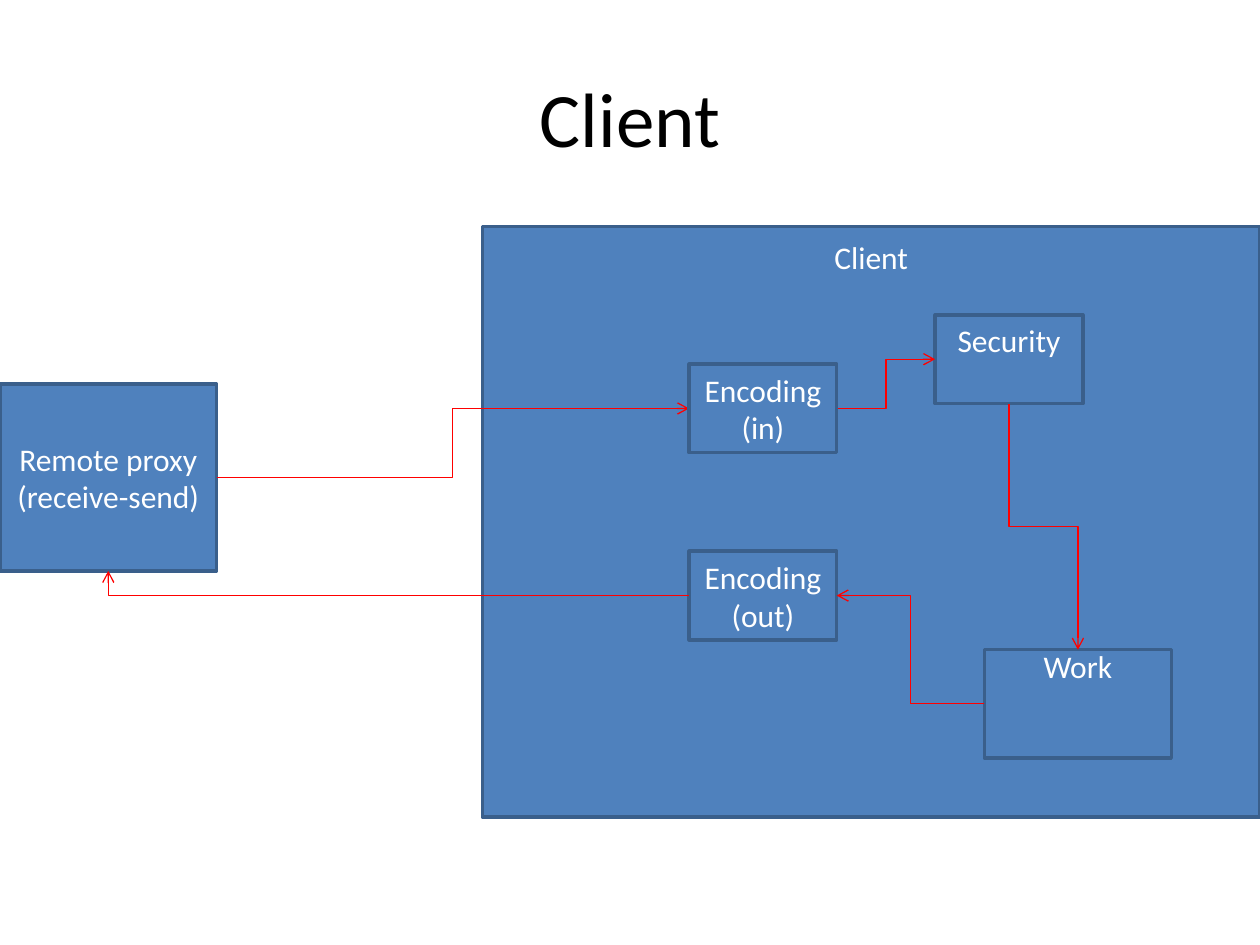
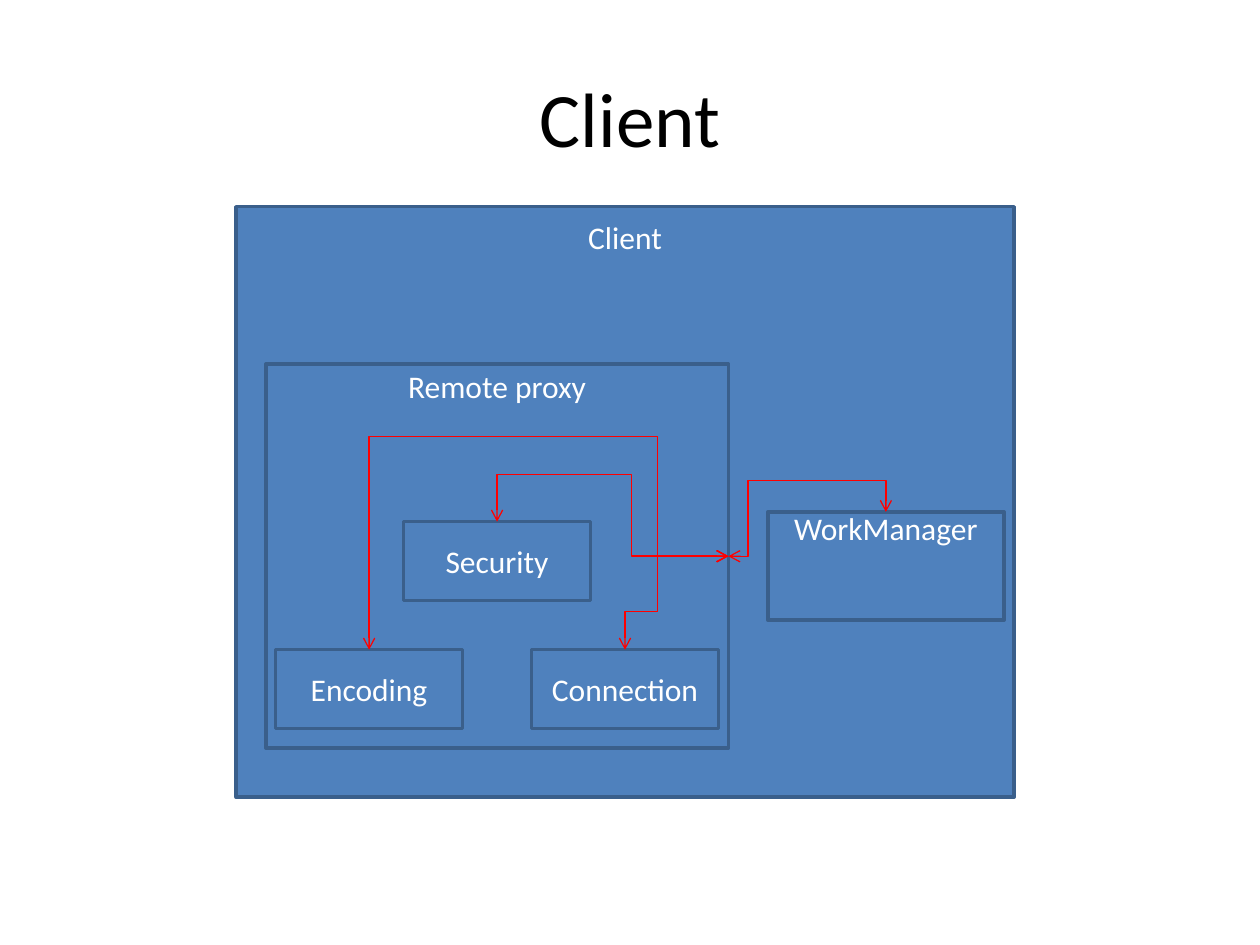
Before and after one commit to ProMix0/Project-calculis, a slide deck: slide 1 of Structure of project.pptx. Drawn at 1260x945 pixels with LibreOffice and Linux fonts; fonts in the diff are those of the drawing. Boxes give left, top, right and bottom in pixels: in the first picture for what was removed or moved away, otherwise in the second. Text is boxed around its words. In the diff, an @@ line names an element or a change of style, - is before the commit and + after.

Commit message:
Updating structure of project: adding client-proxy protocols

```diff
--- a/Structure of project.pptx
+++ b/Structure of project.pptx
@@ rectangle "Client": place and size @@
-rectangle "Client" at box(483, 227, 1260, 818)
+rectangle "Client" at box(236, 207, 1013, 798)
@@ elbow arrow removed from (837, 408) to (935, 359) @@
@@ rectangle "Remote proxy": place and size @@
-rectangle "Remote proxy" at box(0, 384, 217, 571)
+rectangle "Remote proxy" at box(266, 364, 728, 748)
@@ rectangle removed at box(689, 364, 837, 452) @@
-Encoding
-(in)
@@ elbow arrow removed from (1009, 403) to (1077, 650) @@
@@ elbow arrow moved from (217, 478) - (689, 408) to (728, 556) - (369, 650) @@
@@ elbow arrow (728, 556) - (369, 650): elbow arrow to elbow double arrow @@
@@ elbow double arrow added from (728, 556) to (498, 522), #FF0000 0.75 pt @@
@@ text in rectangle at box(17, 485, 199, 512): paragraph removed @@
-(receive-send)
@@ elbow arrow moved from (984, 704) - (837, 596) to (886, 512) - (728, 556) @@
@@ elbow arrow (886, 512) - (728, 556): elbow arrow to elbow double arrow @@
@@ rectangle "Security": place and size @@
-rectangle "Security" at box(935, 315, 1082, 403)
+rectangle "Security" at box(403, 522, 590, 601)
@@ rectangle added at box(767, 512, 1004, 620), fill #4F81BD, outline #3A5F8C 2 pt, 18 pt, text #FFFFFF @@
+WorkManager
@@ elbow double arrow added from (728, 556) to (625, 650), #FF0000 0.75 pt @@
@@ elbow arrow removed from (689, 596) to (108, 571) @@
@@ text in rectangle at box(732, 604, 795, 631): paragraph removed @@
-(out)
@@ rectangle "Encoding": place and size @@
-rectangle "Encoding" at box(689, 552, 837, 640)
+rectangle "Encoding" at box(276, 650, 462, 730)
@@ rectangle added at box(532, 650, 718, 730), fill #4F81BD, outline #3A5F8C 2 pt, 18 pt, text #FFFFFF @@
+Connection
@@ rectangle removed at box(984, 650, 1171, 759) @@
-Work
```
Also in this commit, not shown: 2 other slides changed, 1 slide added.
